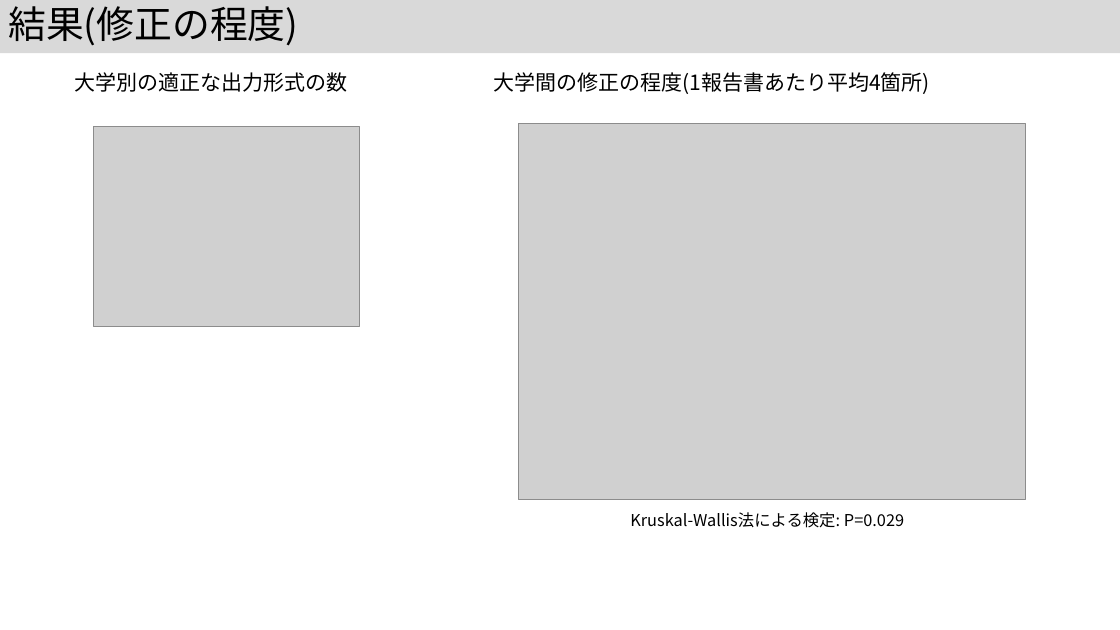
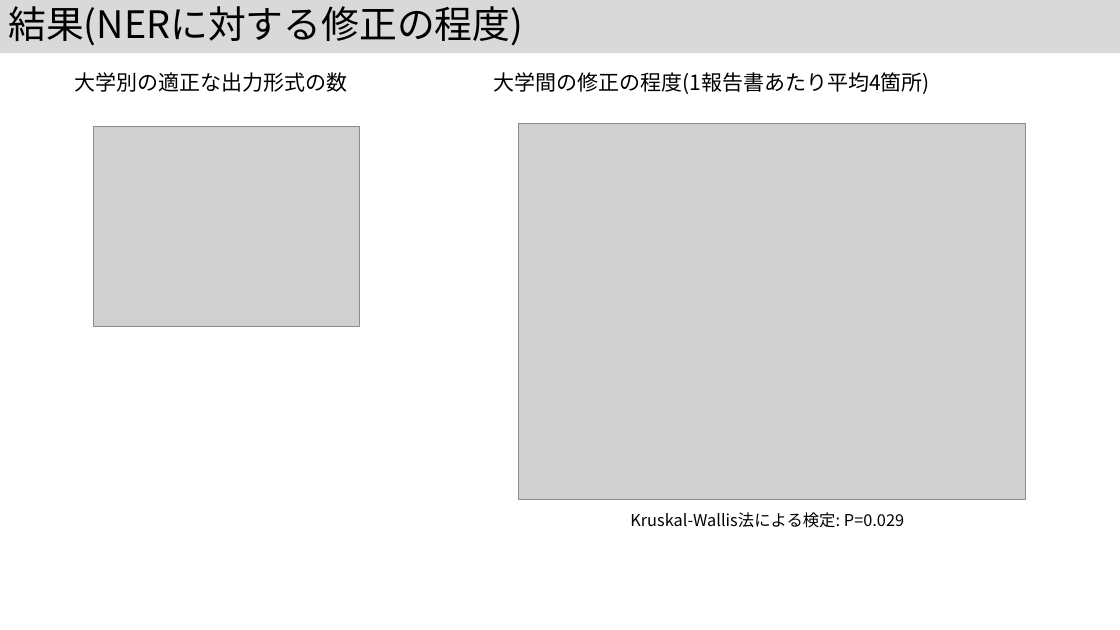
Before and after one commit to kouamano/nihongo-region-name-extract, a slide deck: slide 16 of jsik2026taikai.pptx. Drawn at 1120x630 pixels with LibreOffice and Linux fonts; fonts in the diff are those of the drawing; grey boxes stand for pictures. Boxes give left, top, right and bottom in pixels: in the first picture for what was removed or moved away, otherwise in the second. Text is boxed around its words. In the diff, an @@ line names an element or a change of style, - is before the commit and + after.

```diff
--- a/jsik2026taikai.pptx
+++ b/jsik2026taikai.pptx
@@ title at (x1=8, y1=6, x2=523, y2=46): text changed @@
-結果(修正の程度)
+結果(NERに対する修正の程度)
```
Also in this commit, not shown: 6 other slides changed.
